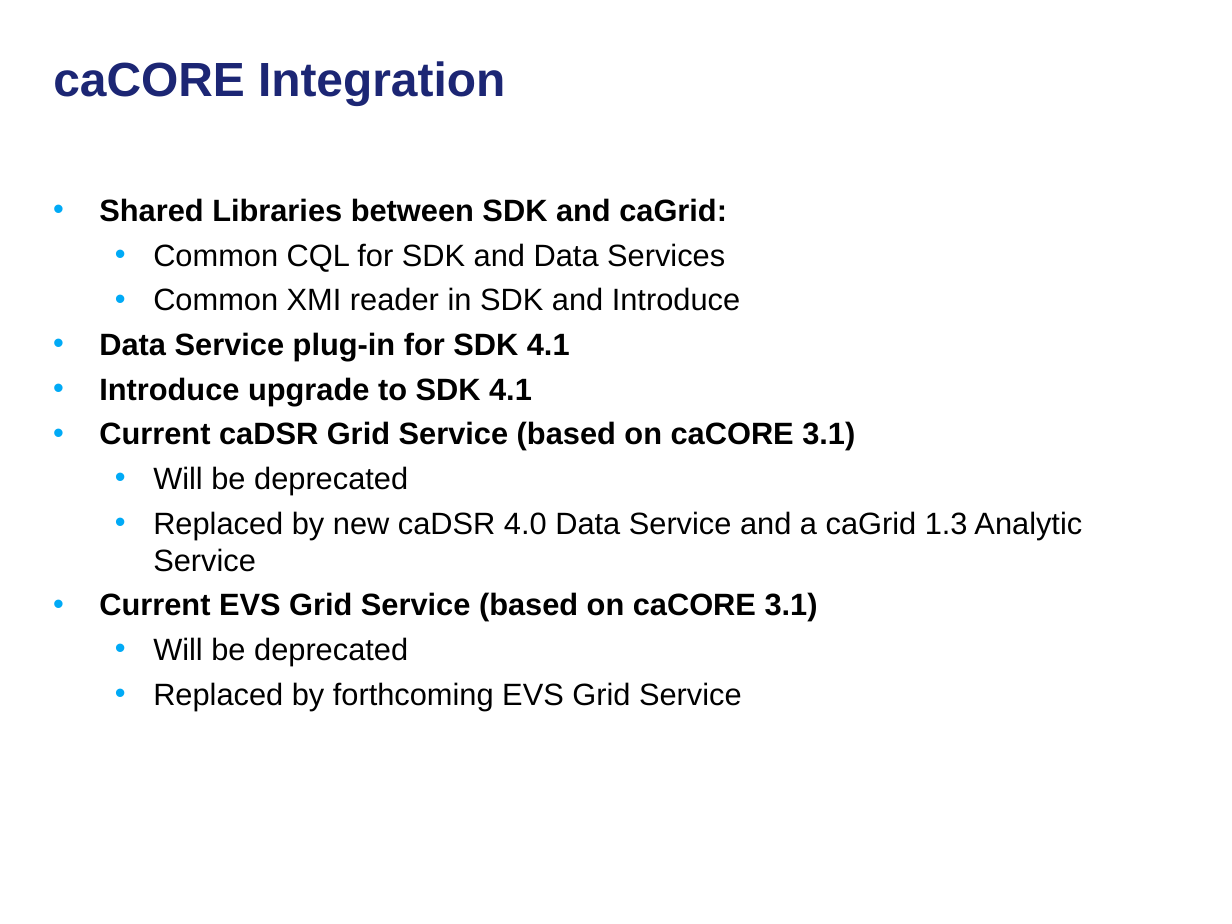
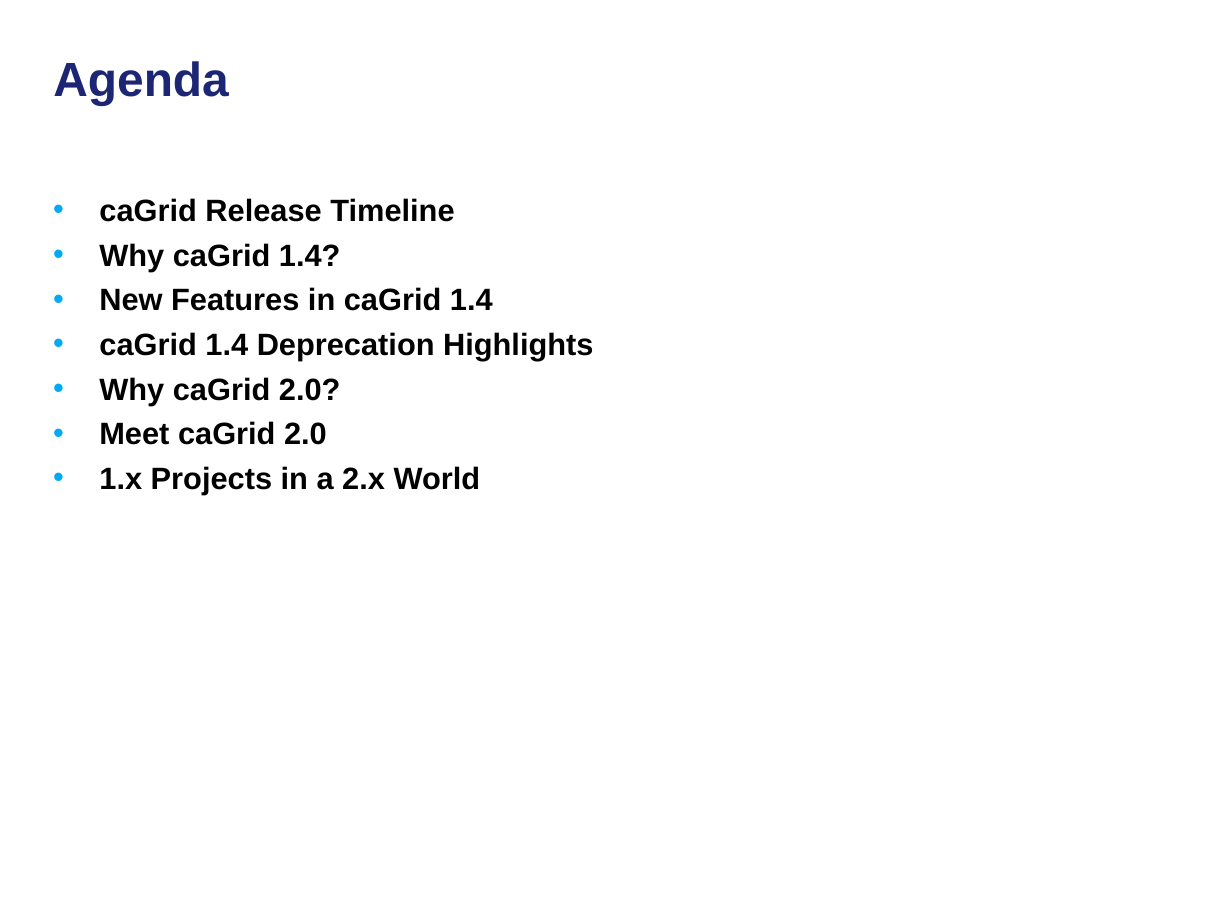
Before and after one commit to NCIP/cagrid-docs, a slide deck: slide 2 of general/presentations/200910_VCDE_ARCH/20091022_Arch_VCDE_caGrid_Future.ppt (slide 22 before the commit). Drawn at 1232x924 pixels with LibreOffice and Linux fonts; fonts in the diff are those of the drawing; background and template pictures are left out. Boxes give left, top, right and bottom in pixels: in the first picture for what was removed or moved away, otherwise in the second. Text is boxed around its words. In the diff, an @@ line names an element or a change of style, - is before the commit and + after.

```diff
--- a/general/presentations/200910_VCDE_ARCH/20091022_Arch_VCDE_caGrid_Future.ppt
+++ b/general/presentations/200910_VCDE_ARCH/20091022_Arch_VCDE_caGrid_Future.ppt
@@ title at <box>53,61,228,105</box>: text changed @@
-caCORE Integration
+Agenda
@@ text at <box>99,198,593,495</box>: text changed; bold on @@
-• Shared Libraries between SDK and caGrid:
-  • Common CQL for SDK and Data Services
-  • Common XMI reader in SDK and Introduce
-• Data Service plug-in for SDK 4.1
-• Introduce upgrade to SDK 4.1
-• Current caDSR Grid Service (based on caCORE 3.1)
-  • Will be deprecated
-  • Replaced by new caDSR 4.0 Data Service and a caGrid 1.3 Analytic Service
-• Current EVS Grid Service (based on caCORE 3.1)
-  • Will be deprecated
-  • Replaced by forthcoming EVS Grid Service
+• caGrid Release Timeline
+• Why caGrid 1.4?
+• New Features in caGrid 1.4
+• caGrid 1.4 Deprecation Highlights
+• Why caGrid 2.0?
+• Meet caGrid 2.0
+• 1.x Projects in a 2.x World
```
Also in this commit, not shown: 4 other slides changed, 7 slides added, 15 slides removed.
